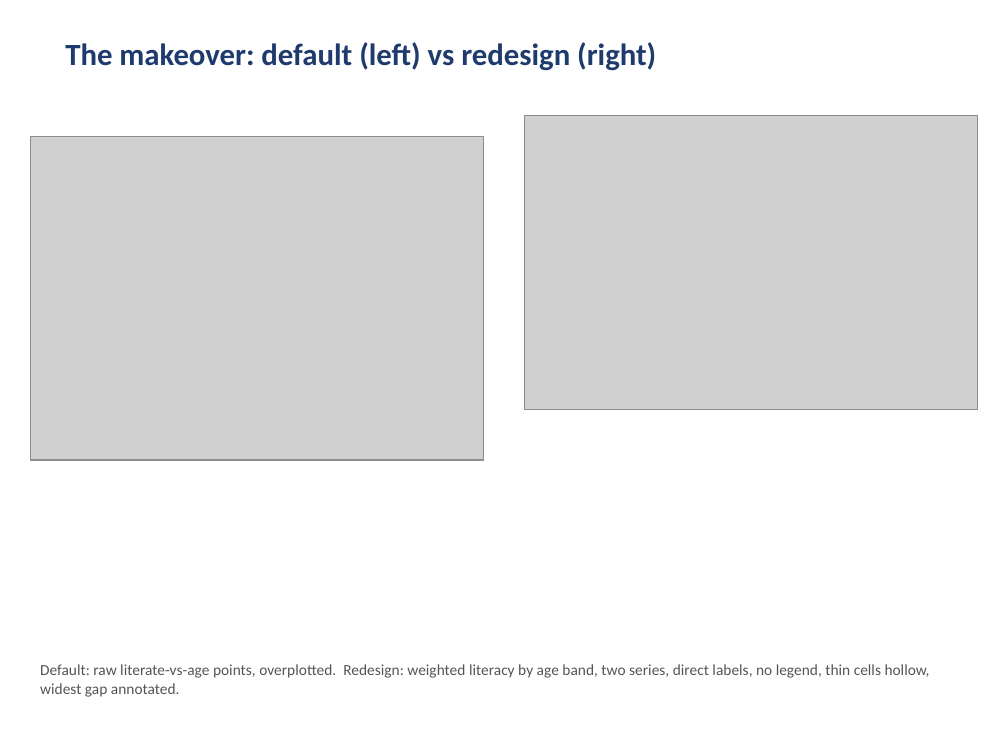
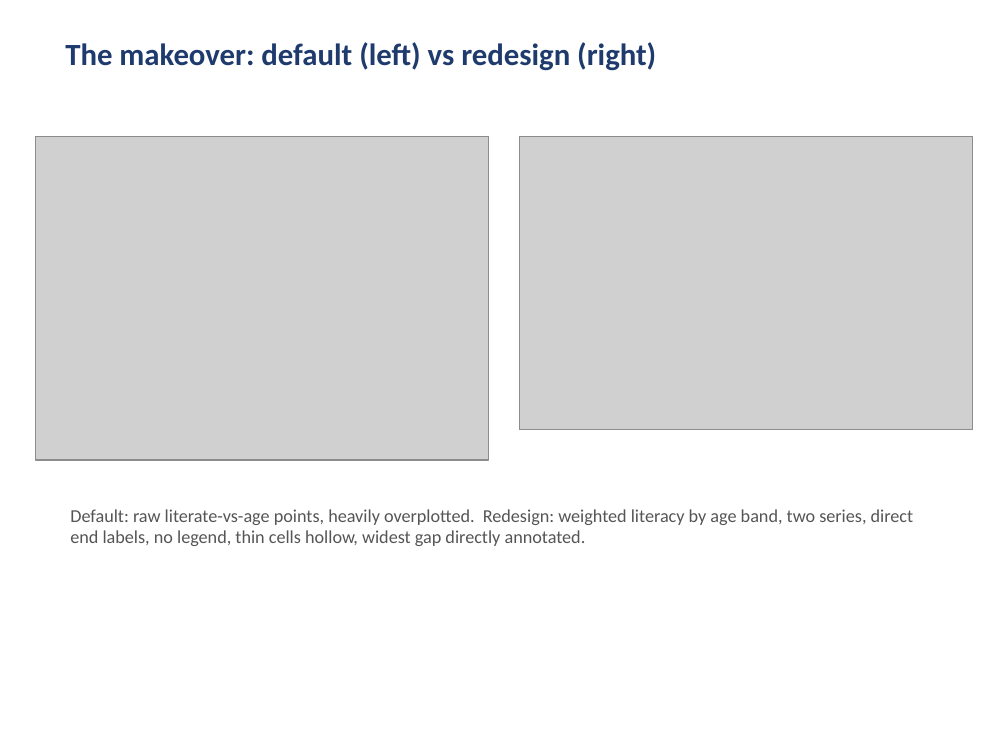
Before and after one commit to abuzark8022/ECO346-A1-FA24-BEDS-105, a slide deck: slide 2 of slides/FA24-BEDS-105.pptx. Drawn at 1008x756 pixels with LibreOffice and Linux fonts; fonts in the diff are those of the drawing; grey boxes stand for pictures. Boxes give left, top, right and bottom in pixels: in the first picture for what was removed or moved away, otherwise in the second. Text is boxed around its words. In the diff, an @@ line names an element or a change of style, - is before the commit and + after.

Commit message:
Calculate mean survey weights below/above median, clarify weighting in README, and update slide layout

```diff
--- a/slides/FA24-BEDS-105.pptx
+++ b/slides/FA24-BEDS-105.pptx
@@ picture: place and size @@
-picture at (30, 136, 484, 460)
+picture at (35, 136, 489, 460)
@@ picture: place and size @@
-picture at (524, 116, 978, 409)
+picture at (519, 136, 973, 429)
@@ text at (70, 509, 914, 546): text changed; size 11 to 13 pt @@
-Default: raw literate-vs-age points, overplotted. Redesign: weighted literacy by age band, two series, direct labels, no legend, thin cells hollow, widest gap annotated.
+Default: raw literate-vs-age points, heavily overplotted. Redesign: weighted literacy by age band, two series, direct end labels, no legend, thin cells hollow, widest gap directly annotated.
```
Also in this commit, not shown: 1 other slide changed, 3 other files.
